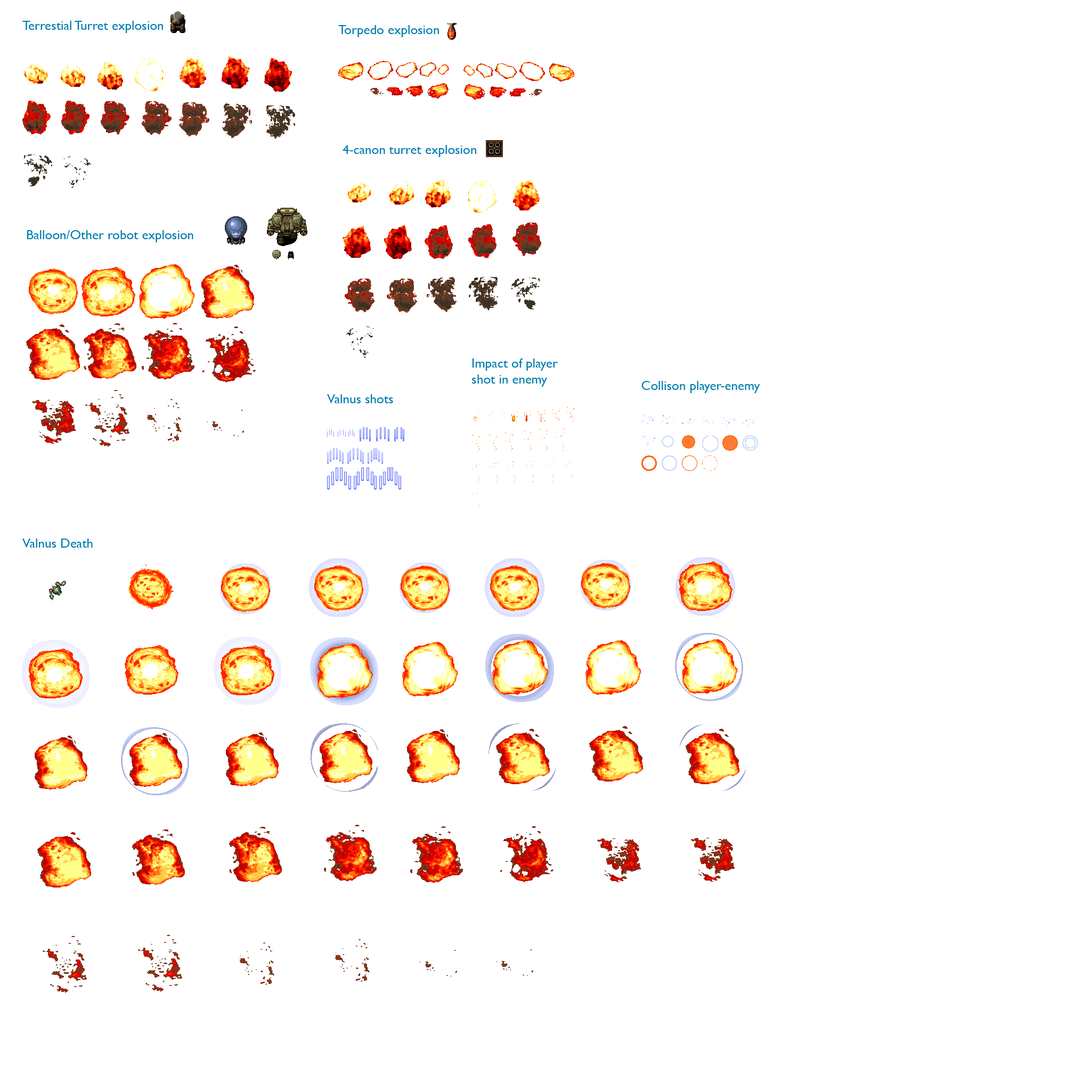
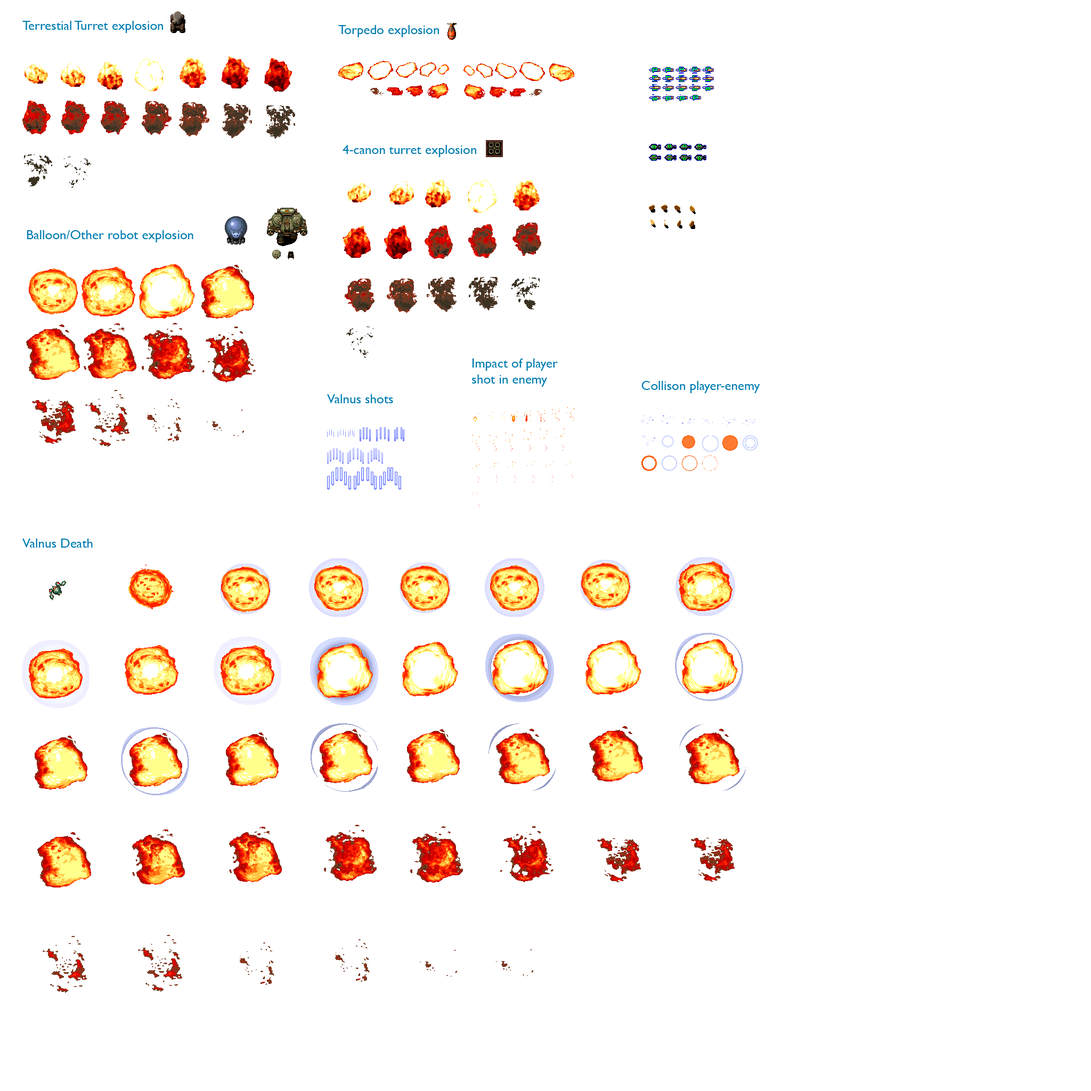
The second (1091, 1091) image is a revision of the first. Changes to its layers:
added layer "Capa 6" above "Capa 5" over (x1=649, y1=66, x2=715, y2=230)
